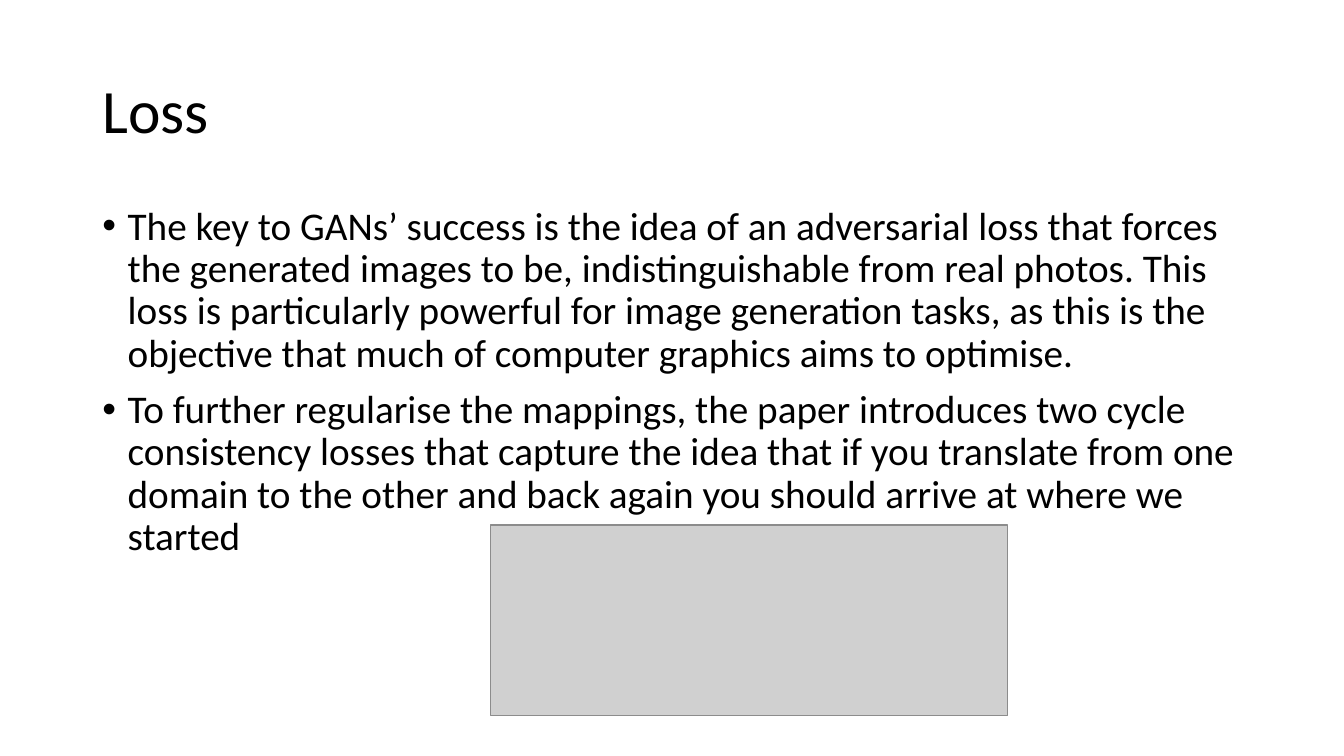
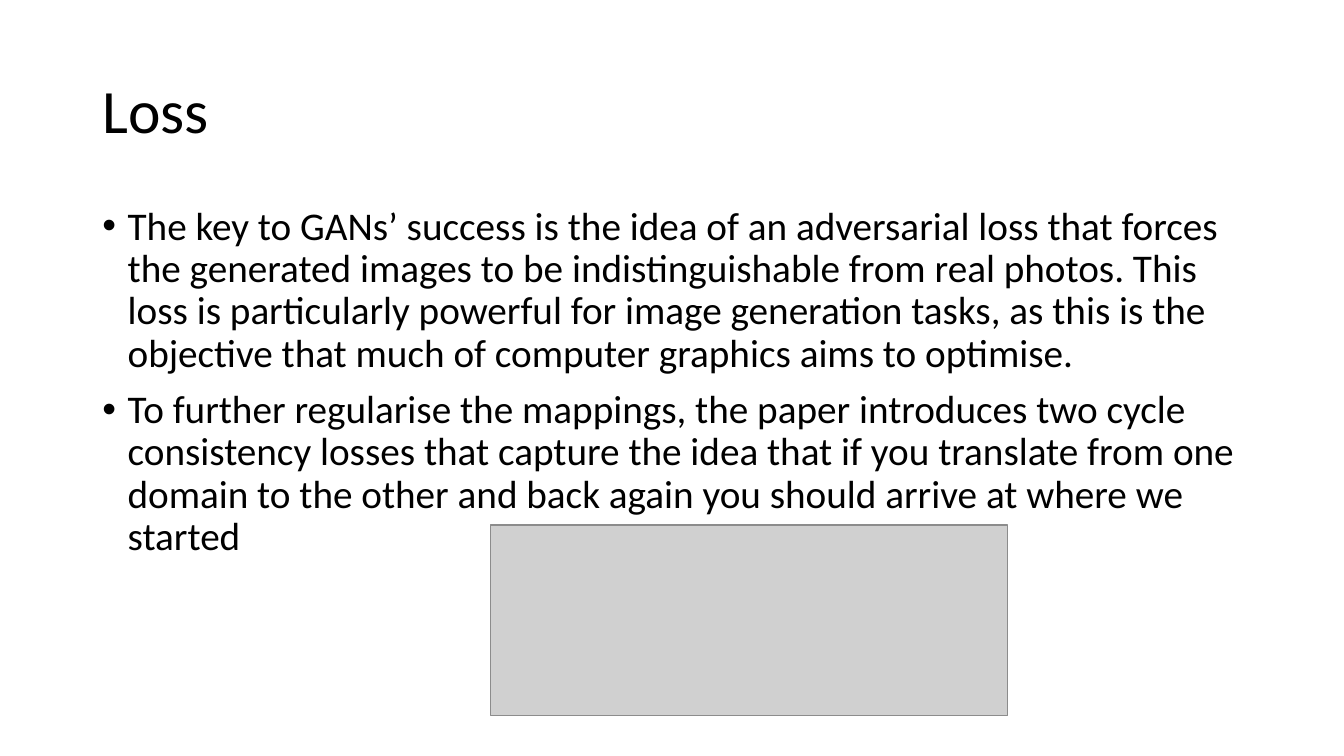
Before and after one commit to Chris-Mayes/Dissertation, a slide deck: slide 5 of documentation/Supervisor Meetings/CycleGAN-VIGAN.pptx. Drawn at 1344x756 pixels with LibreOffice and Linux fonts; fonts in the diff are those of the drawing; grey boxes stand for pictures. Boxes give left, top, right and bottom in pixels: in the first picture for what was removed or moved away, otherwise in the second. Text is boxed around its words. In the diff, an @@ line names an element or a change of style, - is before the commit and + after.

```diff
--- a/documentation/Supervisor Meetings/CycleGAN-VIGAN.pptx
+++ b/documentation/Supervisor Meetings/CycleGAN-VIGAN.pptx
@@ text at (128, 212, 1218, 374): text changed @@
-• The key to GANs’ success is the idea of an adversarial loss that forces the generated images to be, indistinguishable from real photos. This loss is particularly powerful for image generation tasks, as this is the objective that much of computer graphics aims to optimise.
+• The key to GANs’ success is the idea of an adversarial loss that forces the generated images to be indistinguishable from real photos. This loss is particularly powerful for image generation tasks, as this is the objective that much of computer graphics aims to optimise.
```
Also in this commit, not shown: 2 other files.
